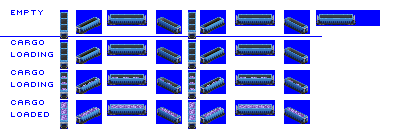
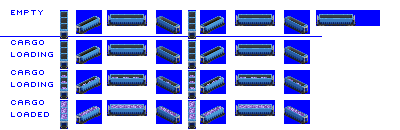
Layered file, before and after one edit (400 x 130). Changes by layer:
painted on "loads" over [61, 75, 305, 120]
painted on "hopper" over [60, 11, 356, 124]
